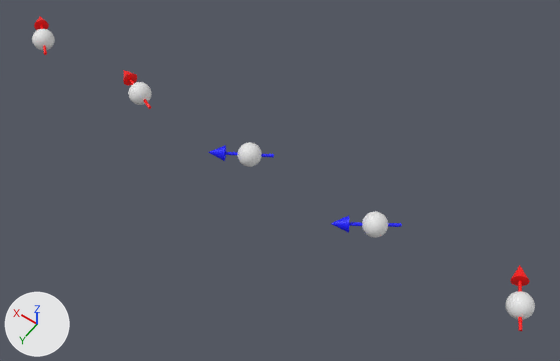
The Blender file Blender/spins1D.blend as it was, and as the next commit left it.
Camera for both pictures: a 50 mm camera at (-2.8, 47.8, 73.4) aimed at (31.7, -0.4, -2.4). The lights are fixed; the arrows at lower left show +X, +Y and +Z.
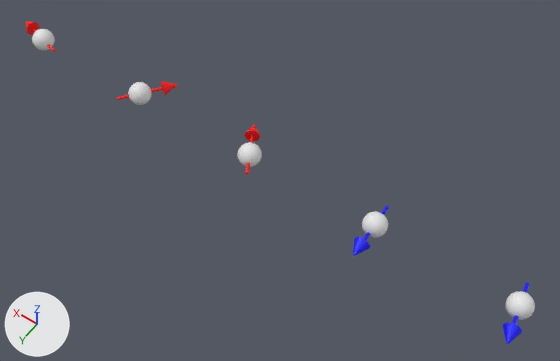
Commit message: probando B-)

The change in detail:
Material 'Spin color 0' (mat_spin_color_0) changes colour from red #ff0000 to blue #0000ff; in linear values from (1.0, 0.0, 0.0) to (0.0, 0.0, 1.0).
Material 'Spin color 2' (mat_spin_color_2) changes colour from blue #0000ff to red #ff0000; in linear values from (0.0, 0.0, 1.0) to (1.0, 0.0, 0.0).
Object 'Cylinder.065' (ob_cylinder_065) turns from (0, 0, 205) to (0, 0, 9.4) degrees about x, y and z.
Object 'Cylinder.001' (ob_cylinder_001) turns from (0, 0, 304) to (0, 0, 2.4) degrees about x, y and z.
Object 'Cylinder.002' (ob_cylinder_002) turns from (0, 0, 301) to (0, 0, 211) degrees about x, y and z.
Object 'Cylinder.003' (ob_cylinder_003) turns from (0, 0, 247) to (0, 0, 144) degrees about x, y and z.
Object 'Cylinder.004' (ob_cylinder_004) turns from (0, 0, 231) to (0, 0, 255) degrees about x, y and z.

Where the change shows, as pixel boxes (x1, y1, x2, y2) in the pictures (560 x 361 px):
'Cylinder.065', recoloured, turned: before (510, 265, 530, 331); after (503, 282, 529, 345)
'Cylinder.001', turned: before (331, 215, 402, 233); after (353, 206, 389, 256)
'Cylinder.002', recoloured, turned: before (209, 145, 274, 161); after (244, 124, 260, 175)
'Cylinder.003', turned: before (123, 70, 151, 109); after (117, 81, 177, 100)
'Cylinder.004', turned: before (34, 17, 49, 55); after (26, 21, 55, 52)
